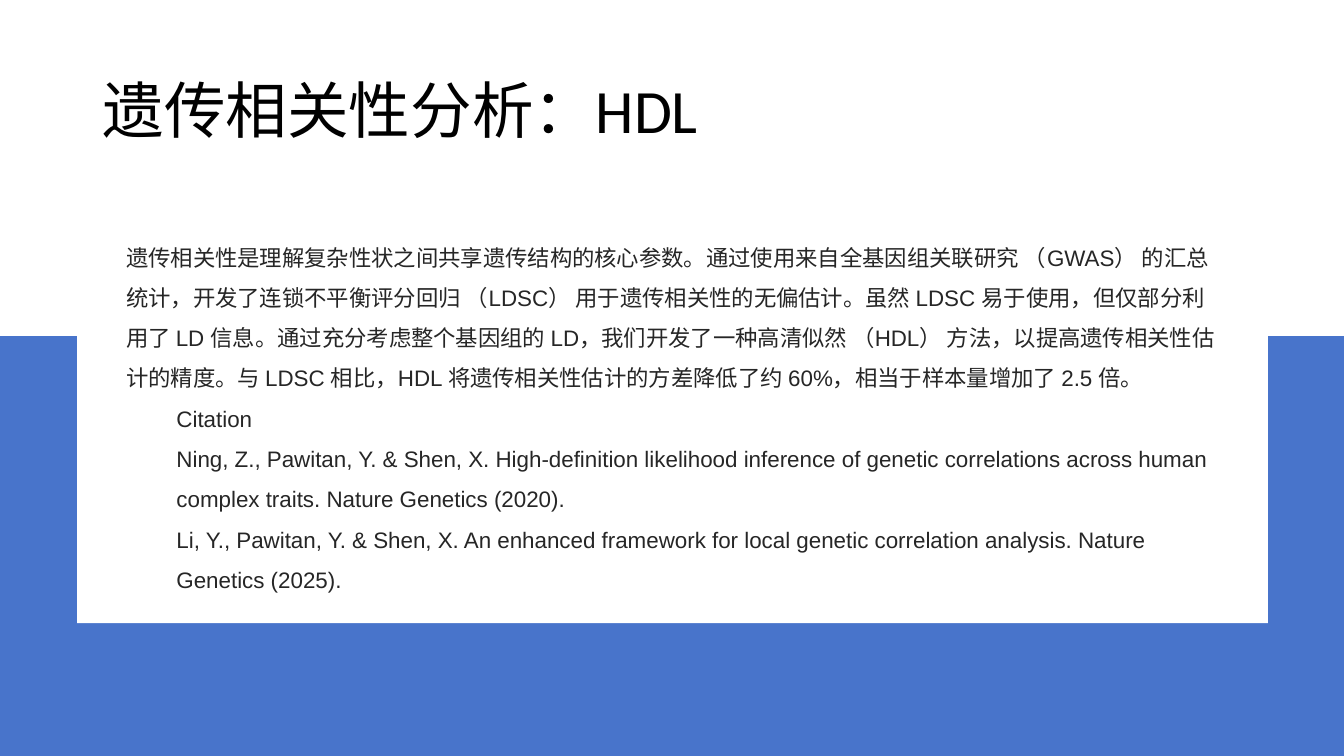
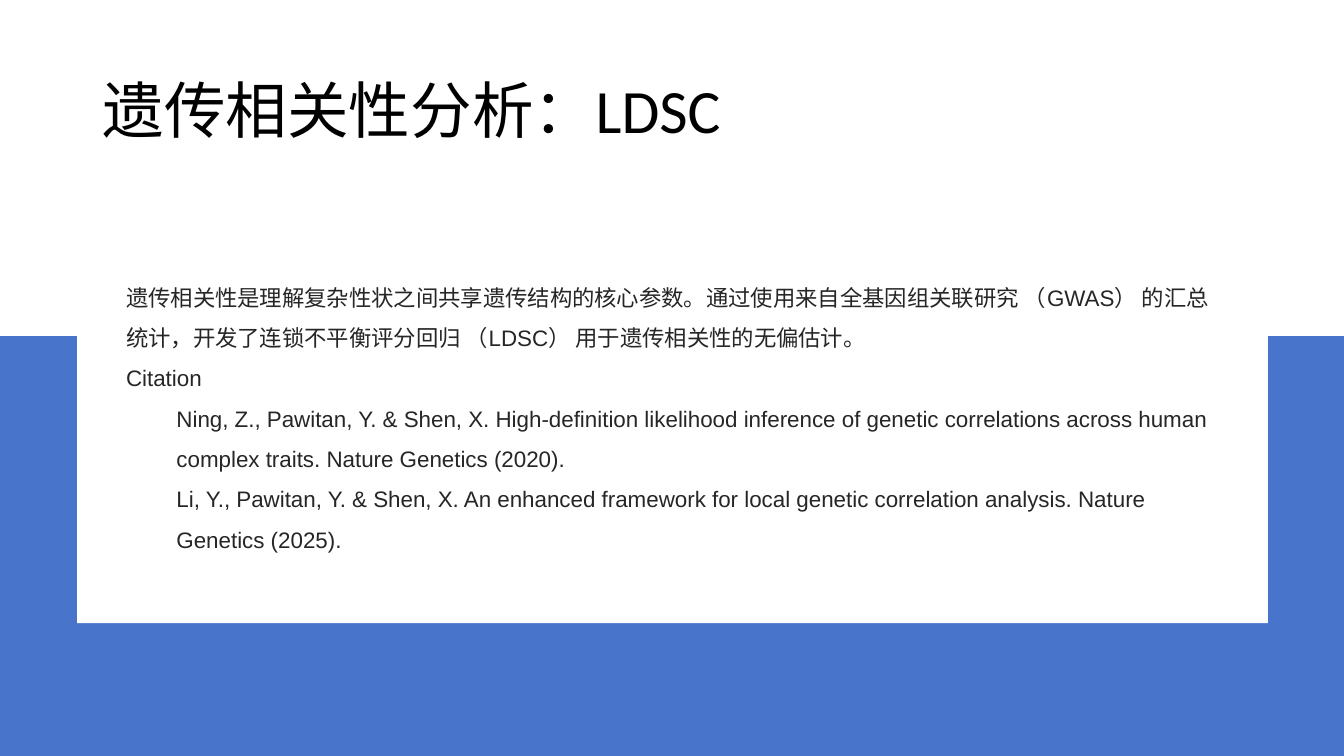
Before and after one commit to baiqiang963/OmniGWAS-Toolkit, a slide deck: slide 2 of 内置分析介绍与引用.pptx. Drawn at 1344x756 pixels with LibreOffice and Linux fonts; fonts in the diff are those of the drawing. Boxes give left, top, right and bottom in pixels: in the first picture for what was removed or moved away, otherwise in the second. Text is boxed around its words. In the diff, an @@ line names an element or a change of style, - is before the commit and + after.

```diff
--- a/内置分析介绍与引用.pptx
+++ b/内置分析介绍与引用.pptx
@@ title at box(102, 81, 720, 138): text changed @@
-遗传相关性分析：HDL
+遗传相关性分析：LDSC
@@ text at box(126, 287, 1209, 348): text changed @@
-遗传相关性是理解复杂性状之间共享遗传结构的核心参数。通过使用来自全基因组关联研究 （GWAS） 的汇总统计，开发了连锁不平衡评分回归 （LDSC） 用于遗传相关性的无偏估计。虽然 LDSC 易于使用，但仅部分利用了 LD 信息。通过充分考虑整个基因组的 LD，我们开发了一种高清似然 （HDL） 方法，以提高遗传相关性估计的精度。与 LDSC 相比，HDL 将遗传相关性估计的方差降低了约 60%，相当于样本量增加了 2.5 倍。
+遗传相关性是理解复杂性状之间共享遗传结构的核心参数。通过使用来自全基因组关联研究 （GWAS） 的汇总统计，开发了连锁不平衡评分回归 （LDSC） 用于遗传相关性的无偏估计。
@@ text at box(126, 369, 202, 387): list level 2 to 1 in "Citation" @@
```
Also in this commit, not shown: 3 other slides changed.
